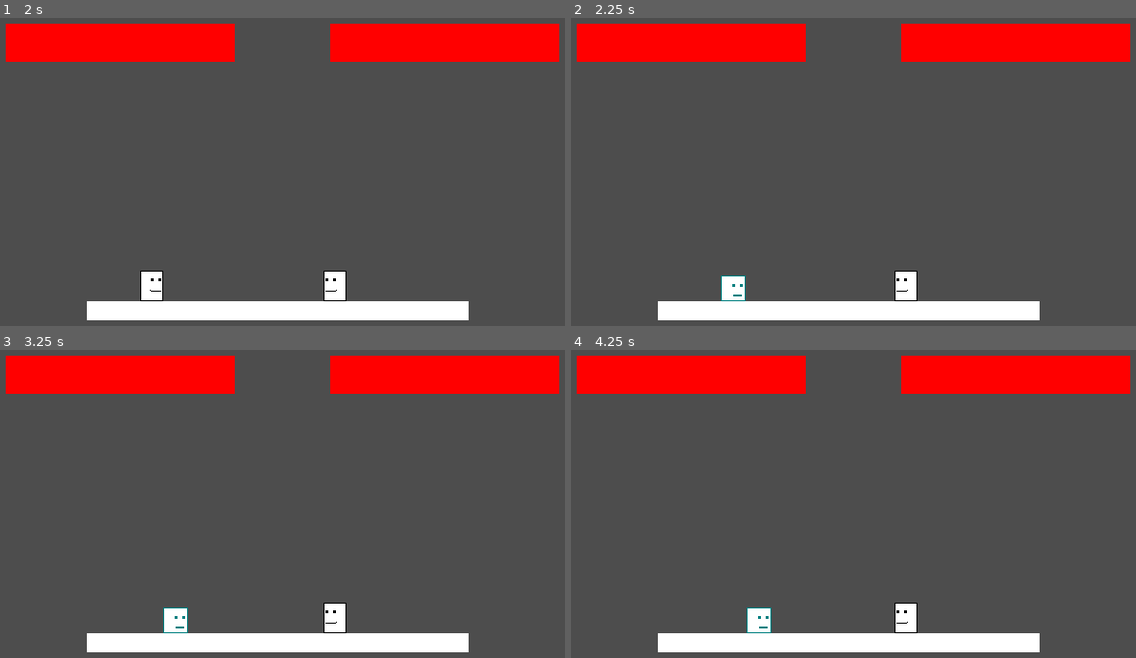
Above: before the commit, frames 1-4 (two rows, left to right).
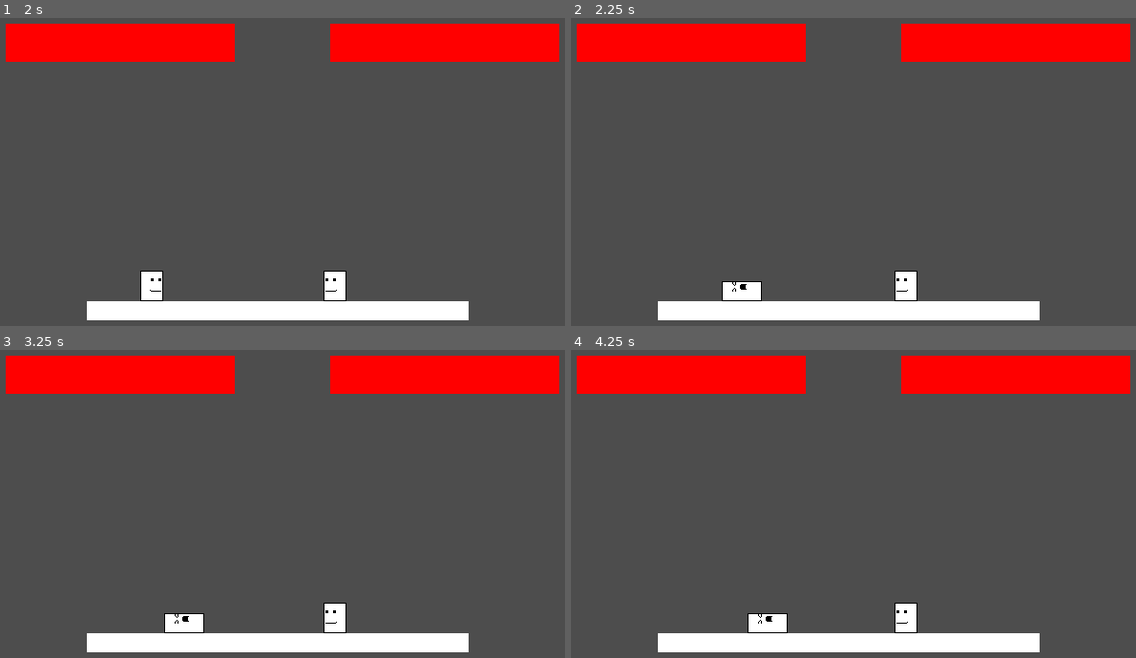
Above: after the commit, the same moments.

Repository: Apmds/GodotFighterGame
Game: Godot game, scene res://Scenes/Test.tscn
The game is run twice, just before and just after one commit, with the same random seed, the same clock (stepped at 60 frames per second) and the same inputs. The project has no main scene, so this scene is started directly.
Inputs:
- Up to frame 1 (2 s): no input
- Up to frame 2 (2.25 s): tap Enter at 2 s
- Up to frame 3 (3.25 s): no input
- Up to frame 4 (4.25 s): no input

Frame 1 is identical in both runs. In frame 2, 0.4% of the frame differs, in the area x 26-34%, y 83-92%; in frame 3, 0.4%; in frame 4, 0.4%.

Commit message:
Added whifflag and changed parry effect

Diff:
--- a/Scenes/Test.tscn
+++ b/Scenes/Test.tscn
@@ -28,21 +28,10 @@
 
 [node name="Character" parent="Players" instance=ExtResource("1_otgvy")]
 position = Vector2(166, 203)
-character_name = null
-player_num = null
-collision_width = null
-collision_height = null
-collision_position = null
-crouch_collision_width = null
 
 [node name="Character2" parent="Players" instance=ExtResource("1_otgvy")]
 position = Vector2(375, 230)
-character_name = null
 player_num = 2
-collision_width = null
-collision_height = null
-collision_position = null
-crouch_collision_width = null
 
 [node name="Camera" type="Camera2D" parent="."]
 position = Vector2(320, 180)
--- a/Scripts/AttackWindow.gd
+++ b/Scripts/AttackWindow.gd
@@ -8,6 +8,7 @@
     VELOCITY_TYPE,          # 0 for setting the velocity to (VELOCITY_X, VELOCITY_Y) on the first frame, 1 for adding to the current velocity
     VELOCITY_X,
     VELOCITY_Y,
+    HAS_WHIFFLAG,           # Window will be 1.5x the size if the attack missed
 }
 
 var params = {
@@ -17,6 +18,7 @@
     WindowParams.VELOCITY_TYPE: 1,
     WindowParams.VELOCITY_X : 0,
     WindowParams.VELOCITY_Y : 0,
+    WindowParams.HAS_WHIFFLAG: false,
 }
 
 func set_param(param : WindowParams, value) -> void:
--- a/Scripts/CameraScript.gd
+++ b/Scripts/CameraScript.gd
@@ -11,13 +11,13 @@
 	position = start_position
 
 # Shakes the camera with some intensity for some number of frames
-func shake(frames : int = 5, intensity : float = 1.0) -> void:
+func shake(frames : int = 15, intensity : float = 5.0) -> void:
 	for i in range(frames):
 		offset = Vector2(randf_range(-1.0, 1.0) * intensity, randf_range(-1.0, 1.0) * intensity)
 		await get_tree().process_frame
 
 # Zooms into the desired node for the desired time in seconds
-func zoom_into(node : Node, zoom_level : float = 1.5, time : float = 2):
+func zoom_into(node : Node, zoom_level : float = 1.2, time : float = 0.2):
 	focused_node = node
 	focus_zoom = zoom_level
 
--- a/Scripts/Character.gd
+++ b/Scripts/Character.gd
@@ -38,12 +38,16 @@
 			# Length of the window converted from 60 fps to the current fps
 			var fps = Engine.get_frames_per_second()
 			var length = (float(fps)/float(60)) * window.params.get(AttackWindow.WindowParams.LENGTH)
-			#print("Length: " + str(length))
+			if obj.missed_attack:
+				obj.missed_attack = false
+				if window.params.get(AttackWindow.WindowParams.HAS_WHIFFLAG):
+					length *= 1.5
+			#print("\nLength: " + str(length))
 
 			# How much time(in frames) each frame of animation can be on screen
 			var frame_time : float = float(length)/float(window.params.get(AttackWindow.WindowParams.NUM_FRAMES))
 
-			#print("\nFrame_time: " + str(frame_time))
+			#print("Frame_time: " + str(frame_time))
 
 			# Setting attack hitbox
 			for hitbox in hitboxes:
@@ -78,6 +82,7 @@
 			#print("End of frame")
 
 		playing = false
+		obj.missed_attack = false
 		obj.current_attack = null
 		if obj.state == State.ATTACK:
 			obj.set_state(State.IDLE)
@@ -138,6 +143,7 @@
 var strong_attack : Attack = Attack.new()
 var special_attack : Attack = Attack.new()
 var current_attack : Attack
+var missed_attack = false
 
 # Movement
 var GROUND_SPEED : float = 300.0
@@ -296,7 +302,7 @@
 	weak_w2.set_param(AttackWindow.WindowParams.NUM_FRAMES, 1)
 
 	var weak_w3 = AttackWindow.new()
-	weak_w3.set_param(AttackWindow.WindowParams.LENGTH, 3)
+	weak_w3.set_param(AttackWindow.WindowParams.LENGTH, 10)
 	weak_w3.set_param(AttackWindow.WindowParams.START_FRAME, 2)
 	weak_w3.set_param(AttackWindow.WindowParams.NUM_FRAMES, 1)
 
@@ -322,15 +328,16 @@
 	strong_w1.set_param(AttackWindow.WindowParams.NUM_FRAMES, 2)
 
 	var strong_w2 = AttackWindow.new()
-	strong_w2.set_param(AttackWindow.WindowParams.LENGTH, 8)
+	strong_w2.set_param(AttackWindow.WindowParams.LENGTH, 10)
 	strong_w2.set_param(AttackWindow.WindowParams.START_FRAME, 2)
 	strong_w2.set_param(AttackWindow.WindowParams.NUM_FRAMES, 3)
 	strong_w2.set_param(AttackWindow.WindowParams.VELOCITY_X, 200)
 
 	var strong_w3 = AttackWindow.new()
-	strong_w3.set_param(AttackWindow.WindowParams.LENGTH, 4)
+	strong_w3.set_param(AttackWindow.WindowParams.LENGTH, 10)
 	strong_w3.set_param(AttackWindow.WindowParams.START_FRAME, 5)
 	strong_w3.set_param(AttackWindow.WindowParams.NUM_FRAMES, 3)
+	strong_w3.set_param(AttackWindow.WindowParams.HAS_WHIFFLAG, true)
 
 	strong_attack.add_window(strong_w1)
 	strong_attack.add_window(strong_w2)
@@ -339,10 +346,10 @@
 	var strong_h1 = Hitbox.new(self)
 	strong_h1.length = 6
 	strong_h1.window_number = 1
-	strong_h1.width = 15
-	strong_h1.height = 25
-	strong_h1.position_x = 20
-	strong_h1.position_y = -7
+	strong_h1.width = 40
+	strong_h1.height = 20
+	strong_h1.position_x = 10
+	strong_h1.position_y = 5
 	strong_attack.add_hitbox(strong_h1)
 
 	special_attack.set_sprite("SpecialAttack", sprites["SpecialAttack"][1])
@@ -358,7 +365,7 @@
 	special_w2.set_param(AttackWindow.WindowParams.NUM_FRAMES, 1)
 
 	var special_w3 = AttackWindow.new()
-	special_w3.set_param(AttackWindow.WindowParams.LENGTH, 3)
+	special_w3.set_param(AttackWindow.WindowParams.LENGTH, 10)
 	special_w3.set_param(AttackWindow.WindowParams.START_FRAME, 3)
 	special_w3.set_param(AttackWindow.WindowParams.NUM_FRAMES, 2)
 
@@ -401,6 +408,8 @@
 				velocity.x = direction * AIR_SPEED
 			if is_on_floor():
 				velocity.x = direction * GROUND_SPEED
+		else:
+			velocity.x = lerp(velocity.x, 0.0, friction)
 	else:
 		velocity.x = lerp(velocity.x, 0.0, friction)
 		#velocity.x = move_toward(velocity.x, 0, GROUND_SPEED)
@@ -464,7 +473,7 @@
 
 	if body.state == State.PARRY:
 		body.attack_parried.emit(body)
-		start_hitstop(2)
+		start_hitstop(1)
 	else:
 		body.take_damage(area.damage)
 
--- a/Scripts/Hitbox.gd
+++ b/Scripts/Hitbox.gd
@@ -17,7 +17,6 @@
 var sprite_name : String = ""
 var current_frame : float = 0
 var anim_speed : float = 0.2
-var whifflag : float = 0.1          # Time in seconds that the player has to wait if they miss the attack
 var player : Character				# The player whose this hitbox belongs to
 
 var current_length : int = length
@@ -89,7 +88,7 @@
 	if current_length == 0:
 		current_length = length
 		if player.state != Character.State.HIT:
-			player.start_hitstop(whifflag)
+			player.missed_attack = true
 		queue_free()
 		#get_parent().remove_child(self)
 		#for child in get_children():
@@ -117,7 +116,6 @@
 	new_hitbox.sprite_name = sprite_name
 	new_hitbox.current_frame = current_frame
 	new_hitbox.anim_speed = anim_speed
-	new_hitbox.whifflag = whifflag
 
 	new_hitbox.current_length = length
 
--- a/Scripts/Level.gd
+++ b/Scripts/Level.gd
@@ -28,6 +28,6 @@
 	$HUD/Hp1.size.x = 240 * (float(player1.health)/float(player1.MAX_HEALTH))
 	$HUD/Hp2.size.x = 240 * (float(player2.health)/float(player2.MAX_HEALTH))
 
-func _on_attack_parried(body : Character):
+func _on_attack_parried(_body : Character):
 	camera.shake()
-	camera.zoom_into(body)
+	#camera.zoom_into(body)
